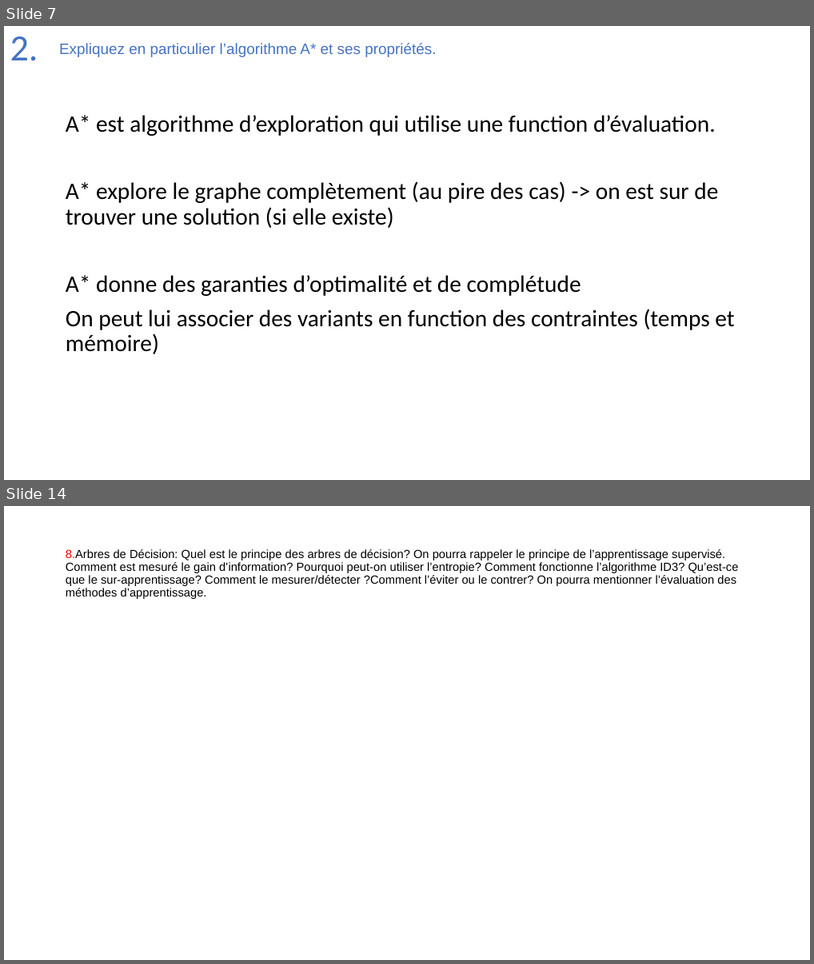
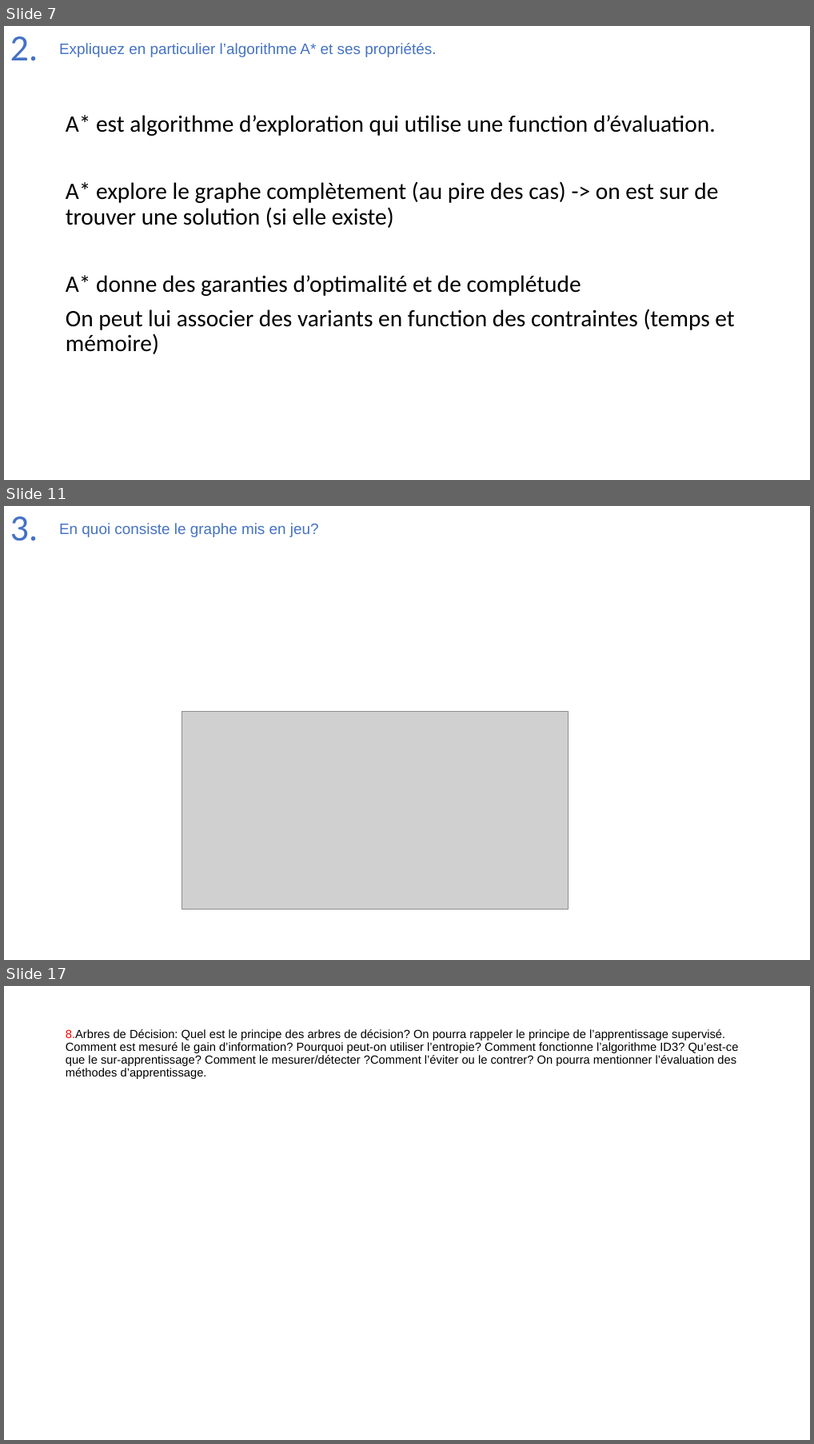
Before and after one commit to Joao-Quinta/Uni3eme, a slide deck: intelligenceArtificielle/Intelligence_artificielle_exam.pptx. Shown one above the other, each under a label of ours: slides 7 and 14 before the commit, slides 7, 11 and 17 after it; the slides between them are not shown. The pictures are 814x964 and 814x1444 pixels, drawn with LibreOffice and Linux fonts; fonts in the diff are those of the drawing; grey boxes stand for pictures. Boxes give left, top, right and bottom in pixels: in the first picture for what was removed or moved away, otherwise in the second. Text is boxed around its words. In the diff, an @@ line names an element or a change of style, - is before the commit and + after.

```diff
--- a/intelligenceArtificielle/Intelligence_artificielle_exam.pptx
+++ b/intelligenceArtificielle/Intelligence_artificielle_exam.pptx
@@ slide 11 added at bbox=[4, 506, 810, 960], background #FFFFFF @@
@@ title added at bbox=[10, 516, 38, 541], 44 pt, text #4472C4 @@
+3.
@@ text added at bbox=[59, 523, 319, 537], 18 pt, text #4472C4 @@
+En quoi consiste le graphe mis en jeu?
@@ picture added at bbox=[182, 712, 569, 909] @@
@@ what was slide 14 is now slide 17 @@
```
Also in this commit, not shown: 8 slides changed, 2 other slides added.
